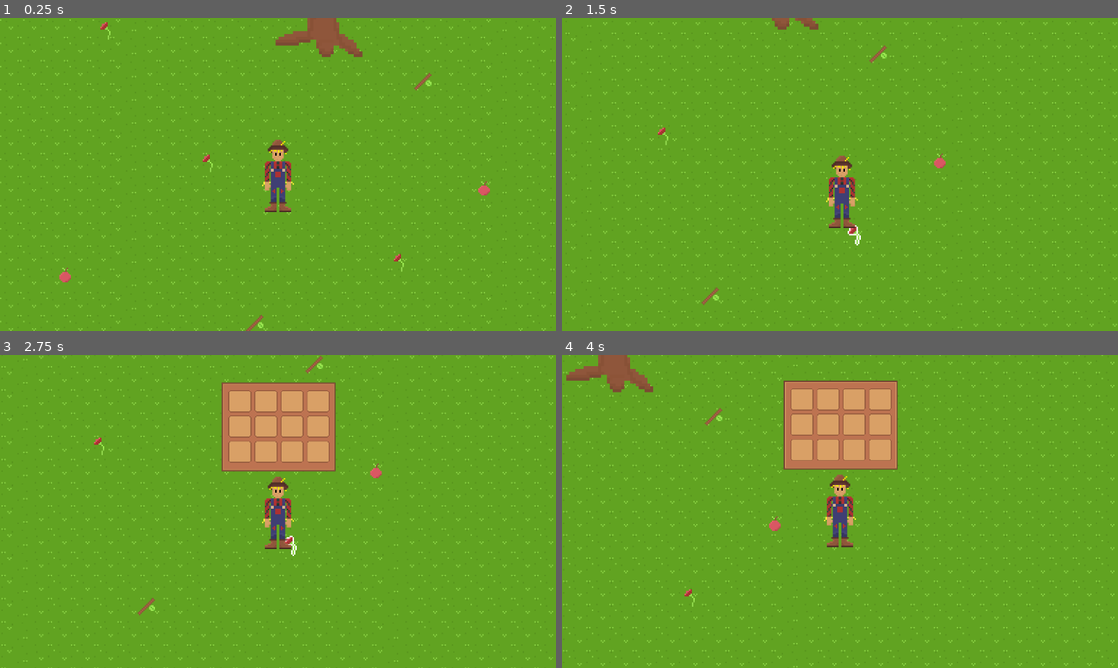
Above: before the commit, frames 1-4 (two rows, left to right).
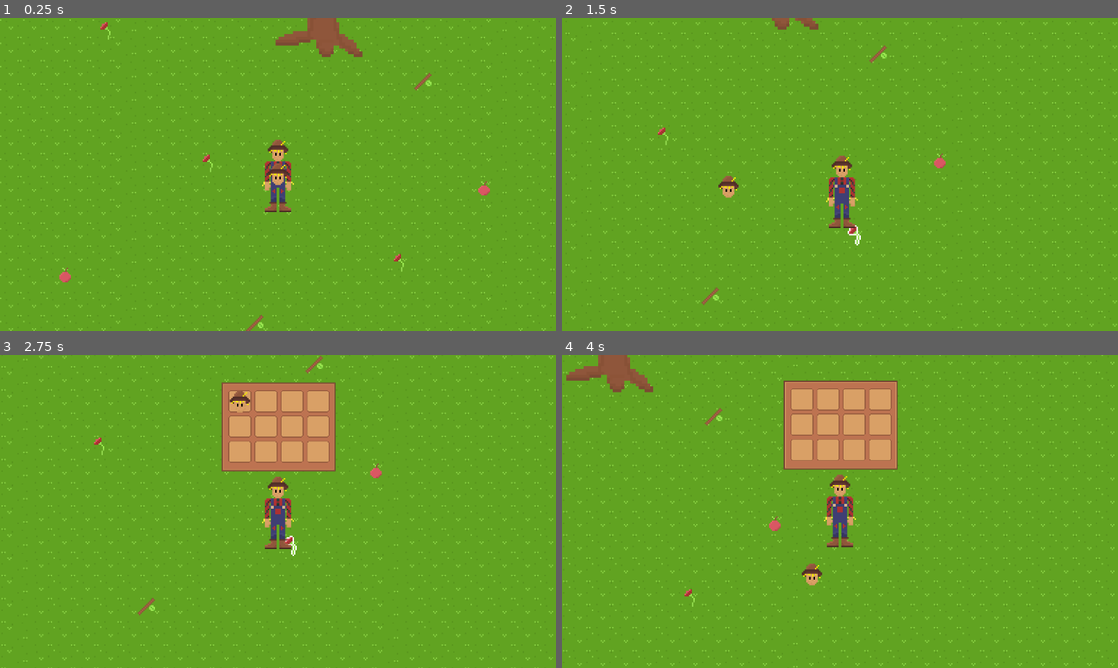
Above: after the commit, the same moments.

Repository: Untitled-Productions/Crow-Cook
Game: Godot game, scene res://test_room.tscn
Same seed, same stepped clock (60 frames per second), same inputs: the game is played once before the commit and once after it.
Inputs (mouse positions are in pixels of both pictures, inside the frame that each line leads up to):
- Up to frame 1 (0.25 s): no input
- Up to frame 2 (1.5 s): tap Enter (ui_accept) at 0.5, 0.77 s; move the mouse to (962, 158) at 0.52 s; hold Right (ui_right) 0.53-1.28 s; move the mouse to (728, 190) at 1.27 s; hold Down (ui_down) from 1.28 s (still down)
- Up to frame 3 (2.75 s): tap Enter (ui_accept) at 1.52 s; release Down (ui_down) at 2 s; click (239, 401) at 2.02 s
- Up to frame 4 (4 s): tap Enter (ui_accept) at 2.75, 3.77 s; move the mouse to (895, 442) at 2.77 s; hold Right (ui_right) 2.78-3.53 s; move the mouse to (812, 574) at 3.52 s; hold Up (ui_up) from 3.53 s (still down)

The runs differ from the first frame. In frame 1, 0.2% of the frame differs, in the area x 48-52%, y 46-54%; in frame 2, 0.2%; in frame 3, 0.1%; in frame 4, 0.2%.

Commit message:
MOUSE FOLLOW

Diff:
--- a/apple_tree.tscn
+++ b/apple_tree.tscn
@@ -1,16 +1,25 @@
-[gd_scene load_steps=8 format=3 uid="uid://tp3f7ld06qee"]
+[gd_scene load_steps=9 format=3 uid="uid://tp3f7ld06qee"]
 
 [ext_resource type="Script" uid="uid://cbtx1rma0j6ox" path="res://apple_tree.gd" id="1_7tgeu"]
 [ext_resource type="Texture2D" uid="uid://6d8lvtk5cshr" path="res://Art/Plants/Tree.png" id="1_ipi2i"]
+[ext_resource type="Texture2D" uid="uid://ch7g264sj4tw5" path="res://Art/Plants/Grown-Apple-Tree.png" id="2_idwsj"]
 
 [sub_resource type="SpriteFrames" id="SpriteFrames_8l6ya"]
 animations = [{
 "frames": [{
 "duration": 1.0,
+"texture": ExtResource("2_idwsj")
+}],
+"loop": true,
+"name": &"apples",
+"speed": 5.0
+}, {
+"frames": [{
+"duration": 1.0,
 "texture": ExtResource("1_ipi2i")
 }],
 "loop": true,
-"name": &"default",
+"name": &"noapples",
 "speed": 5.0
 }]
 
@@ -32,6 +41,7 @@
 [node name="TreeSprite2D" type="AnimatedSprite2D" parent="."]
 scale = Vector2(4, 4)
 sprite_frames = SubResource("SpriteFrames_8l6ya")
+animation = &"noapples"
 offset = Vector2(0, -20)
 
 [node name="CollisionShape2D" type="CollisionShape2D" parent="."]
--- a/global.gd
+++ b/global.gd
@@ -2,5 +2,6 @@
 
 var playerBody: CharacterBody2D
 var pressed = false
+var mouseani: AnimatedSprite2D
 
 var invop = false
--- a/inventory/inv_ui_slot.gd
+++ b/inventory/inv_ui_slot.gd
@@ -28,6 +28,8 @@
 	print("Clicked on slot ", inv_idx, ". Path: ", path)
 	if slot.amount > 0:
 		# TODO: Use the item somehow
+		Global.mouseani.sprite_frames.remove_frame("item", 0)
+		Global.mouseani.sprite_frames.add_frame("item", slot.item.texture)
 		slot.amount = max(slot.amount - 1, 0)
 		if slot.amount == 0:
 			slot.item = null
@@ -35,3 +37,5 @@
 		else:
 			print(slot.amount, " items left in slot ", inv_idx)
 		visuals(slot)
+	if slot.amount == 0 and Global.mouseani.sprite_frames.has_animation("item"):
+		item_visual.texture = Global.mouseani.sprite_frames.get_frame_texture("item", 0)
--- /dev/null
+++ b/mouse_anim.gd
@@ -0,0 +1,10 @@
+extends AnimatedSprite2D
+
+func _ready():
+	Global.mouseani = self
+	var ani = self
+	var item = $Logo.texture
+	var SpriteFrame = ani.sprite_frames
+	SpriteFrame.add_animation("item")
+	SpriteFrame.add_frame("item", item)
+	ani.play("item")
--- /dev/null
+++ b/mouse_test.gd
@@ -0,0 +1,8 @@
+extends CharacterBody2D
+
+@onready var mouse = self
+
+
+func _physics_process(delta: float) -> void:
+	mouse.global_position = get_global_mouse_position()
+	move_and_slide()
--- /dev/null
+++ b/mouse_test.tscn
@@ -0,0 +1,23 @@
+[gd_scene load_steps=5 format=3 uid="uid://b3ekgwpebpgfw"]
+
+[ext_resource type="Script" uid="uid://dayb4i5a7e2y4" path="res://mouse_test.gd" id="1_8x0ln"]
+[ext_resource type="Script" uid="uid://4ixbt7lh1xw5" path="res://mouse_anim.gd" id="2_80i5f"]
+[ext_resource type="Texture2D" uid="uid://vhygylgad330" path="res://logo.png" id="3_q0y14"]
+
+[sub_resource type="SpriteFrames" id="SpriteFrames_e8cjt"]
+
+[node name="CharacterBody2D" type="CharacterBody2D"]
+visibility_layer = 16385
+z_index = 9
+scale = Vector2(2, 2)
+floor_constant_speed = true
+script = ExtResource("1_8x0ln")
+
+[node name="AnimatedSprite2D" type="AnimatedSprite2D" parent="."]
+sprite_frames = SubResource("SpriteFrames_e8cjt")
+script = ExtResource("2_80i5f")
+
+[node name="Logo" type="Sprite2D" parent="AnimatedSprite2D"]
+visible = false
+position = Vector2(215, 65.5)
+texture = ExtResource("3_q0y14")
--- a/test_room.tscn
+++ b/test_room.tscn
@@ -6,6 +6,7 @@
 [ext_resource type="PackedScene" uid="uid://bpx0jopii6uke" path="res://stick.tscn" id="4_rwvq4"]
 [ext_resource type="PackedScene" uid="uid://buowqbs5bobmv" path="res://apple.tscn" id="5_1oy3f"]
 [ext_resource type="PackedScene" uid="uid://bf44ox24g883a" path="res://tree.tscn" id="6_uw7lt"]
+[ext_resource type="PackedScene" uid="uid://b3ekgwpebpgfw" path="res://mouse_test.tscn" id="7_f0xav"]
 
 [sub_resource type="TileSetAtlasSource" id="TileSetAtlasSource_g5tqh"]
 texture = ExtResource("2_731a0")
@@ -59,3 +60,7 @@
 [node name="Player" parent="environmentalObjects" instance=ExtResource("1_p8o0l")]
 position = Vector2(1182, 602)
 scale = Vector2(2, 2)
+
+[node name="CharacterBody2D" parent="." instance=ExtResource("7_f0xav")]
+visibility_layer = 1
+position = Vector2(1035, 704)
Not shown, added: mouse_anim.gd.uid
Not shown, added: mouse_test.gd.uid
Not shown: 1 places in test_room.tscn that only renumber resources
